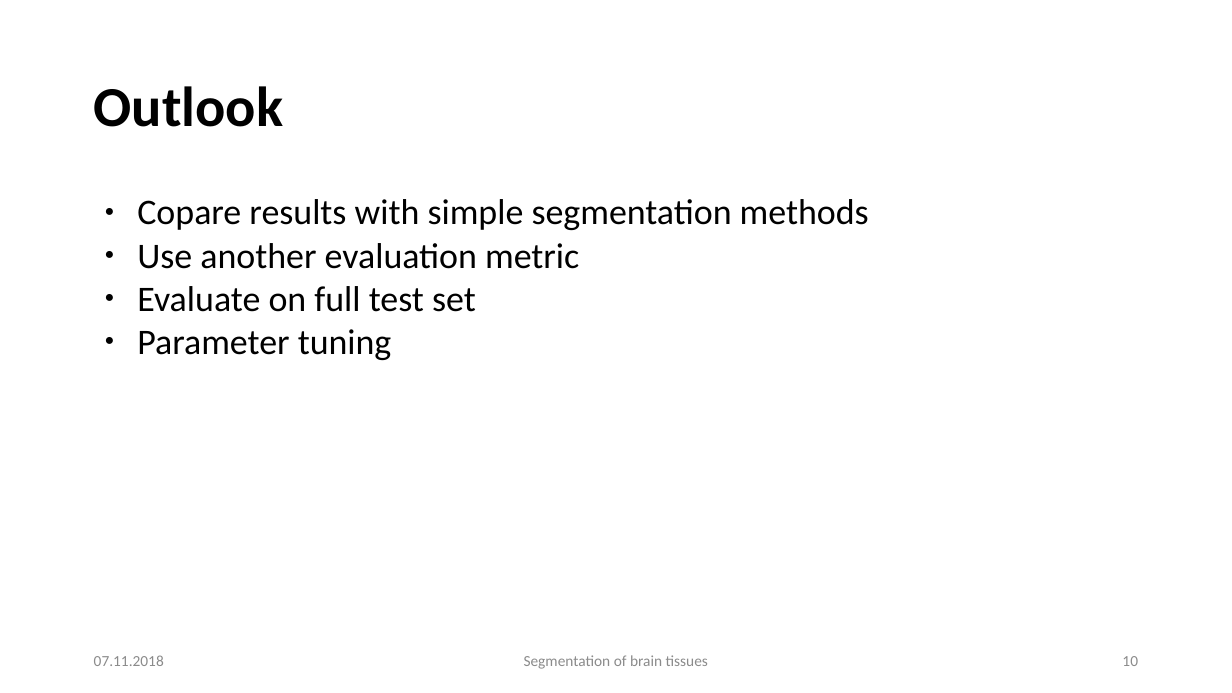
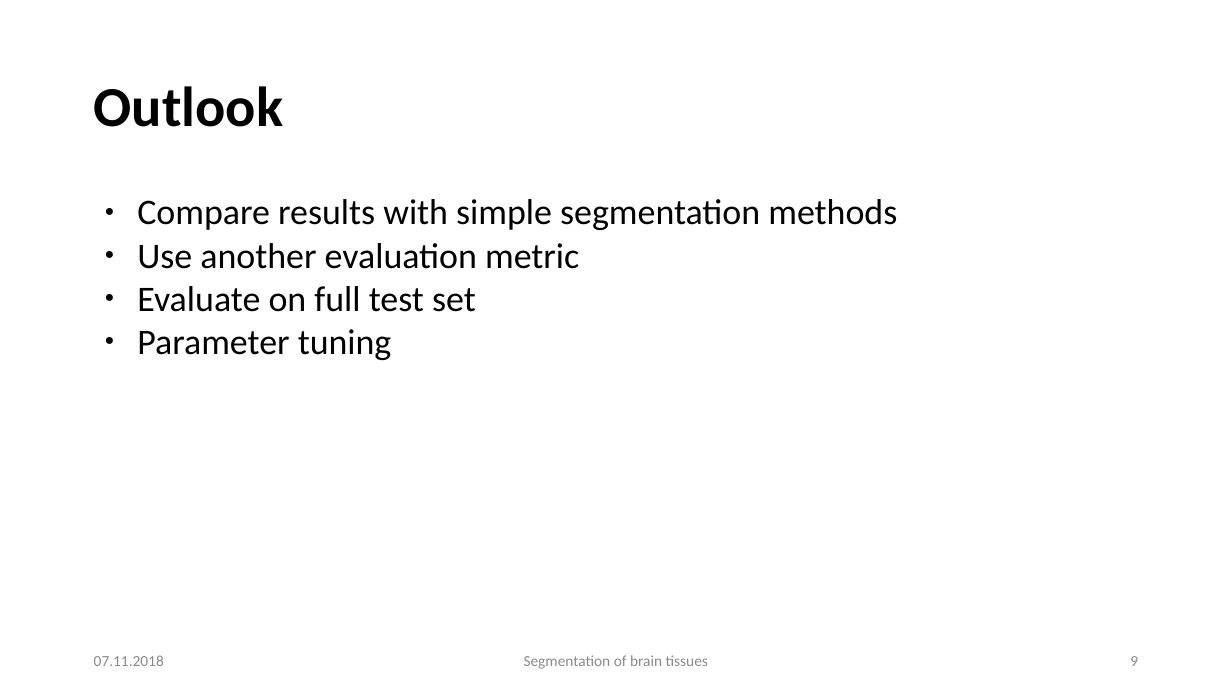
Before and after one commit to mhayoz/MIALab, a slide deck: slide 9 of Midterm Mialab.pptx (slide 10 before the commit). Drawn at 1232x693 pixels with LibreOffice and Linux fonts; fonts in the diff are those of the drawing; background and template pictures are left out. Boxes give left, top, right and bottom in pixels: in the first picture for what was removed or moved away, otherwise in the second. Text is boxed around its words. In the diff, an @@ line names an element or a change of style, - is before the commit and + after.

Commit message:
Corrected spelling error

```diff
--- a/Midterm Mialab.pptx
+++ b/Midterm Mialab.pptx
@@ text at (137,199,897,230): text changed @@
-● Copare results with simple segmentation methods
+● Compare results with simple segmentation methods
@@ page number at (1130,656,1138,666): text changed @@
-10
+9
```
Also in this commit, not shown: 1 slide removed.
